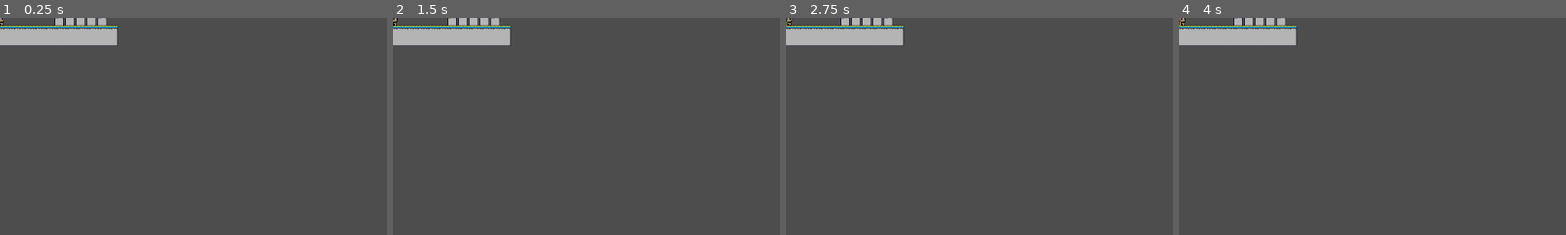
Above: before the commit, frames 1-4 (left to right).
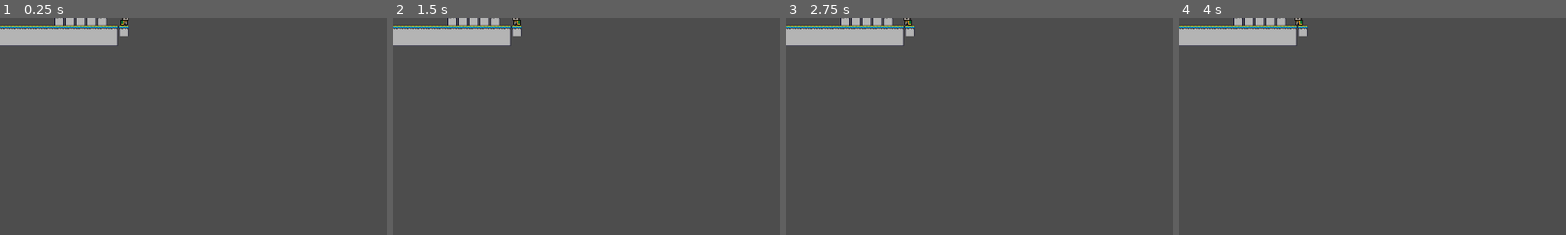
Above: after the commit, the same moments.

Repository: BridgetWidget/IT145-Project
Game: Godot game, scene res://areas.tscn
The game is run twice, just before and just after one commit, with the same random seed, the same clock (stepped at 60 frames per second) and the same inputs.
Inputs (mouse positions are % of the whole screen's width and height, from its top left):
- Up to frame 1 (0.25 s): no input
- Up to frame 2 (1.5 s): tap Enter at 0.5 s; move the mouse to (72, 45) at 0.52 s; hold D (runright) from 0.53 s (still down); click (72, 45) at 0.6 s; tap W (Jump) at 0.77 s; tap Space at 1.25 s; move the mouse to (30, 55) at 1.27 s; click (30, 55) at 1.35 s
- Up to frame 3 (2.75 s): tap W (Jump) at 1.52 s; tap Enter at 2 s; move the mouse to (60, 28) at 2.02 s; release D (runright) at 2.03 s; hold A (runleft) from 2.03 s (still down); click (60, 28) at 2.1 s
- Up to frame 4 (4 s): tap Space at 2.75 s; move the mouse to (45, 70) at 2.77 s; release A (runleft) at 2.78 s; hold D (runright) from 2.78 s (still down); click (45, 70) at 2.85 s; tap W (Jump) at 3.02, 3.77 s; tap Enter at 3.5 s; move the mouse to (80, 65) at 3.52 s; click (80, 65) at 3.6 s
The pictures show only the part of the screen within x 0-50%, y 0-50%; the shares and areas given below are measured in that part.

The runs differ from the first frame. In frame 1, 0.2% of the frame differs, in the area x 0-34%, y 0-9%; in frame 2, 0.2%; in frame 3, 0.2%; in frame 4, 0.2%.

Commit message:
Working enemy
hehe haha finally i need to more tonight

Diff:
--- a/Enemy.gd
+++ b/Enemy.gd
@@ -1,19 +1,31 @@
 extends CharacterBody2D
 
-@export var speed = 130
-@export var flip = false
-var move = Vector2(speed,10)
-@onready var tile_map = get_parent().get_node("TileMap")
+var speed = 60
+
 var gravity = ProjectSettings.get_setting("physics/2d/default_gravity")
-var direction =1
-@onready var animated_sprite_2d = $AnimatedSprite2D
+
+var facing_right = false
+
+func _physics_process(delta):
+
+	if not is_on_floor():
+		velocity.y += gravity * delta
+
+	if !$RayCast2D.is_colliding() && is_on_floor():
+		flip()
+
+	velocity.x = speed
+	move_and_slide()
+func flip():
+	facing_right = !facing_right
+
+	scale.x = abs(scale.x) * -1
+	if facing_right:
+		speed = abs(speed) * -1
+	else:
+		speed = abs(speed)
 
 
-func _physics_process(delta):
-	if not is_on_floor():
-		velocity.y += gravity * delta * speed
-	position.x += delta * direction
-	if direction > 0:
-		animated_sprite_2d.flip_h = false
-	elif direction < 0:
-		animated_sprite_2d.flip_h = true
+func _on_area_2d_body_shape_entered(body_rid: RID, body: Node2D, body_shape_index: int, local_shape_index: int) -> void:
+	if body.is_in_group("tile"):
+		flip()
--- a/Enemy.tscn
+++ b/Enemy.tscn
@@ -43,6 +43,9 @@
 radius = 6.0
 height = 20.0
 
+[sub_resource type="RectangleShape2D" id="RectangleShape2D_s7bn3"]
+size = Vector2(8, 1)
+
 [node name="Enemy2" type="CharacterBody2D" groups=["enemy"]]
 collision_layer = 129
 collision_mask = 129
@@ -54,3 +57,15 @@
 [node name="CollisionShape2D" type="CollisionShape2D" parent="."]
 position = Vector2(0, 2)
 shape = SubResource("CapsuleShape2D_c1lo3")
+
+[node name="RayCast2D" type="RayCast2D" parent="."]
+position = Vector2(7, 0)
+target_position = Vector2(0, 15)
+
+[node name="Area2D" type="Area2D" parent="."]
+
+[node name="CollisionShape2D" type="CollisionShape2D" parent="Area2D"]
+position = Vector2(4, 0.5)
+shape = SubResource("RectangleShape2D_s7bn3")
+
+[connection signal="body_shape_entered" from="Area2D" to="." method="_on_area_2d_body_shape_entered"]
--- a/areas.tscn
+++ b/areas.tscn
@@ -101,7 +101,7 @@
 position = Vector2(64, 11)
 tile_set = SubResource("TileSet_3i8b0")
 format = 2
-layer_0/tile_data = PackedInt32Array(65530, 65536, 0, 65531, …(769 unchanged characters)… 6, 2, 131064, 65536, 2, 131065, 65536, 2)
+layer_0/tile_data = PackedInt32Array(65530, 65536, 0, 65531, …(769 unchanged characters)… 6, 2, 131064, 65536, 2, 131065, 65536, 2, 7, 196608, 0)
 
 [node name="KillZone" parent="." instance=ExtResource("4_c41nv")]
 position = Vector2(2, 32)
@@ -113,3 +113,4 @@
 position = Vector2(-111, -4)
 
 [node name="Enemy2" parent="." instance=ExtResource("5_x2aji")]
+position = Vector2(170, 0)
--- a/bulletenemy.tscn
+++ b/bulletenemy.tscn
@@ -152,5 +152,5 @@
 
 [node name="KillZone" parent="." instance=ExtResource("5_2iqjj")]
 
-[connection signal="body_entered" from="." to="." method="_on_bullet_body_entered" flags=18]
-[connection signal="screen_exited" from="VisibleOnScreenNotifier2D" to="." method="_on_VisibilityNotifier2D_screen_exited" flags=18]
+[connection signal="body_entered" from="." to="." method="_on_bullet_body_entered"]
+[connection signal="screen_exited" from="VisibleOnScreenNotifier2D" to="." method="_on_VisibilityNotifier2D_screen_exited"]
--- a/default_bus_layout.tres
+++ b/default_bus_layout.tres
@@ -1,4 +1,4 @@
 [gd_resource type="AudioBusLayout" format=3 uid="uid://c8fksy804wbpw"]
 
 [resource]
-bus/0/volume_db = -29.2359
+bus/0/volume_db = 1.85375
Not shown: 1 places in Enemy.tscn that only renumber resources
Not shown: 1 places in Kill_Zone.tscn that only renumber resources
Not shown: 1 places in bulletenemy.tscn that only renumber resources
